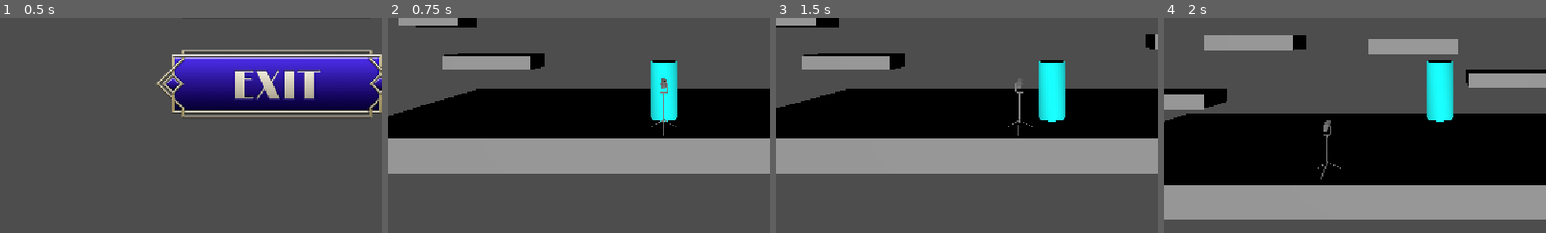
Above: before the commit, frames 1-4 (left to right).
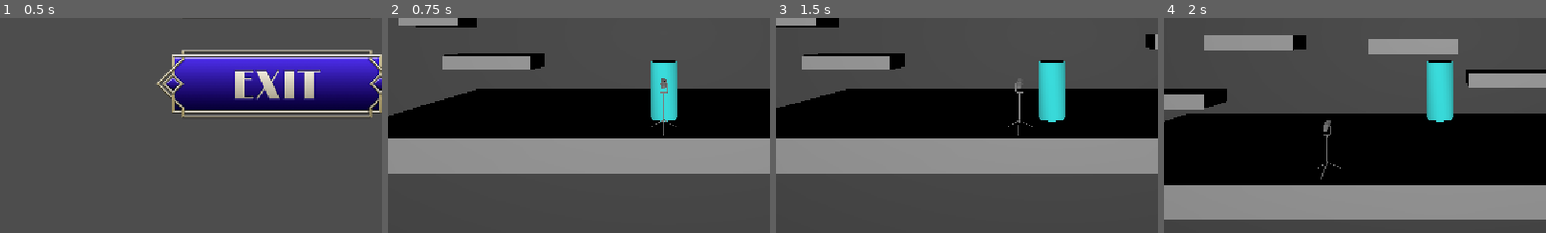
Above: after the commit, the same moments.

Repository: JoesRealAccount/ggj_2026
Game: Godot game, scene res://main_screen.tscn
Same seed, same stepped clock (60 frames per second), same inputs: the game is played once before the commit and once after it.
Inputs (mouse positions are % of the whole screen's width and height, from its top left):
- Up to frame 1 (0.5 s): no input
- Up to frame 2 (0.75 s): click (50, 38) at 0.5 s
- Up to frame 3 (1.5 s): tap Enter (switch_mask, bound only after the commit) at 1.25 s; hold D (move_right) from 1.28 s (still down); hold Enter (switch_mask, bound only after the commit) from 1.28 s (still down)
- Up to frame 4 (2 s): keep holding D (move_right); keep holding Enter (switch_mask, bound only after the commit); tap W (jump) at 1.52 s
The pictures show only the part of the screen within x 14-64%, y 46-96%; the shares and areas given below are measured in that part.

Frame 1 is identical in both runs. In frame 2, 1.7% of the frame differs, in the area x 68-76%, y 20-49%; in frame 3, 1.9%; in frame 4, 1.9%.

Commit message:
adding hotkey for switching masks

Diff:
--- a/main_level.tscn
+++ b/main_level.tscn
@@ -2,9 +2,10 @@
 
 [ext_resource type="Script" uid="uid://q72ak00asrxc" path="res://main_level.gd" id="1_6614m"]
 [ext_resource type="Script" uid="uid://4hscqonf2d4q" path="res://player.gd" id="1_bw3m6"]
+[ext_resource type="Shader" uid="uid://dvw31yv05xapa" path="res://shaders/grayscale.gdshader" id="2_6614m"]
 [ext_resource type="ArrayMesh" uid="uid://c82yeckf02435" path="res://Mic_Test_Expo.obj" id="3_bhu08"]
-[ext_resource type="Shader" uid="uid://dvw31yv05xapa" path="res://shaders/grayscale.gdshader" id="2_6614m"]
 [ext_resource type="Script" uid="uid://dxw2fq2qsmx20" path="res://shaders/shader_manager.gd" id="4_05as6"]
+[ext_resource type="Script" uid="uid://7oqt3khexuu5" path="res://mask_manager.gd" id="6_4mnpp"]
 
 [sub_resource type="CapsuleShape3D" id="CapsuleShape3D_bw3m6"]
 
@@ -151,3 +152,7 @@
 [node name="MicTestExpo" type="MeshInstance3D" parent="." unique_id=594581349]
 transform = Transform3D(-0.99999994, 0, -8.742277e-08, 0, 1, 0, 8.742277e-08, 0, -0.99999994, 0, 0, 1.3)
 mesh = ExtResource("3_bhu08")
+
+[node name="MaskManager" type="Node" parent="." unique_id=1255905369 node_paths=PackedStringArray("shader_overlay_manager")]
+script = ExtResource("6_4mnpp")
+shader_overlay_manager = NodePath("../Player/Camera3D/CanvasLayer/ColorRect")
--- /dev/null
+++ b/mask_manager.gd
@@ -0,0 +1,11 @@
+extends Node
+
+@export var shader_overlay_manager: ShaderOverlayManager
+
+func _input(event: InputEvent) -> void:
+	if event.is_action_pressed("switch_mask"):
+		match shader_overlay_manager.current_overlay:
+			shader_overlay_manager.overlay_types.HAPPYNESS:
+				shader_overlay_manager.current_overlay = shader_overlay_manager.overlay_types.DEPRESSION
+			_:
+				shader_overlay_manager.current_overlay = shader_overlay_manager.overlay_types.HAPPYNESS
--- a/project.godot
+++ b/project.godot
@@ -42,9 +42,19 @@
 , Object(InputEventKey,"resource_local_to_scene":false,"resource_name":"","device":-1,"window_id":0,"alt_pressed":false …(186 unchanged characters)…
 ]
 }
+exit_game={
+"deadzone": 0.2,
+"events": [Object(InputEventKey,"resource_local_to_scene":false,"resource_name":"","device":-1,"window_id":0,"alt_pressed":false,"shift_pressed":false,"ctrl_pressed":false,"meta_pressed":false,"pressed":false,"keycode":0,"physical_keycode":4194305,"key_label":0,"unicode":0,"location":0,"echo":false,"script":null)
+]
+}
 back_to_menu={
 "deadzone": 0.2,
 "events": [Object(InputEventKey,"resource_local_to_scene":false,"resource_name":"","device":-1,"window_id":0,"alt_press …(195 unchanged characters)…
+]
+}
+switch_mask={
+"deadzone": 0.2,
+"events": [Object(InputEventKey,"resource_local_to_scene":false,"resource_name":"","device":-1,"window_id":0,"alt_pressed":false,"shift_pressed":false,"ctrl_pressed":false,"meta_pressed":false,"pressed":false,"keycode":0,"physical_keycode":4194309,"key_label":0,"unicode":0,"location":0,"echo":false,"script":null)
 ]
 }
 
--- a/shaders/shader_manager.gd
+++ b/shaders/shader_manager.gd
@@ -1,3 +1,4 @@
+class_name  ShaderOverlayManager
 extends ColorRect
 
 @export var _screen_overlay_rect: ColorRect
@@ -21,7 +22,7 @@
 	set(new_overlay):
 		if new_overlay == overlay_types.DEPRESSION:
 			_set_overlay_strengh(min_corner_effect_strengh, min_grayscale_effect_strengh, 0)
-			_set_overlay_strengh(max_corner_effect_strengh, max_grayscale_effect_strengh, time_to_fully_apply_effect)
+			_set_overlay_strengh(max_corner_effect_strengh, min_corner_effect_strengh, time_to_fully_apply_effect)
 		else:
 			_set_overlay_strengh(0.0, 0.0, 0.0)
 		return new_overlay
@@ -33,6 +34,7 @@
 
 func _ready() -> void:
 	_screen_overlay_rect.color = active_overlay_color
+	current_overlay = overlay_types.DEPRESSION
 
 func _tween_to_newscale(new_color: Color, corner_effect_strengh: float, tween_time_sec: float):
 	get_tree().create_tween().tween_property(_screen_overlay_rect, "color", new_color, tween_time_sec)
Not shown, added: mask_manager.gd.uid
